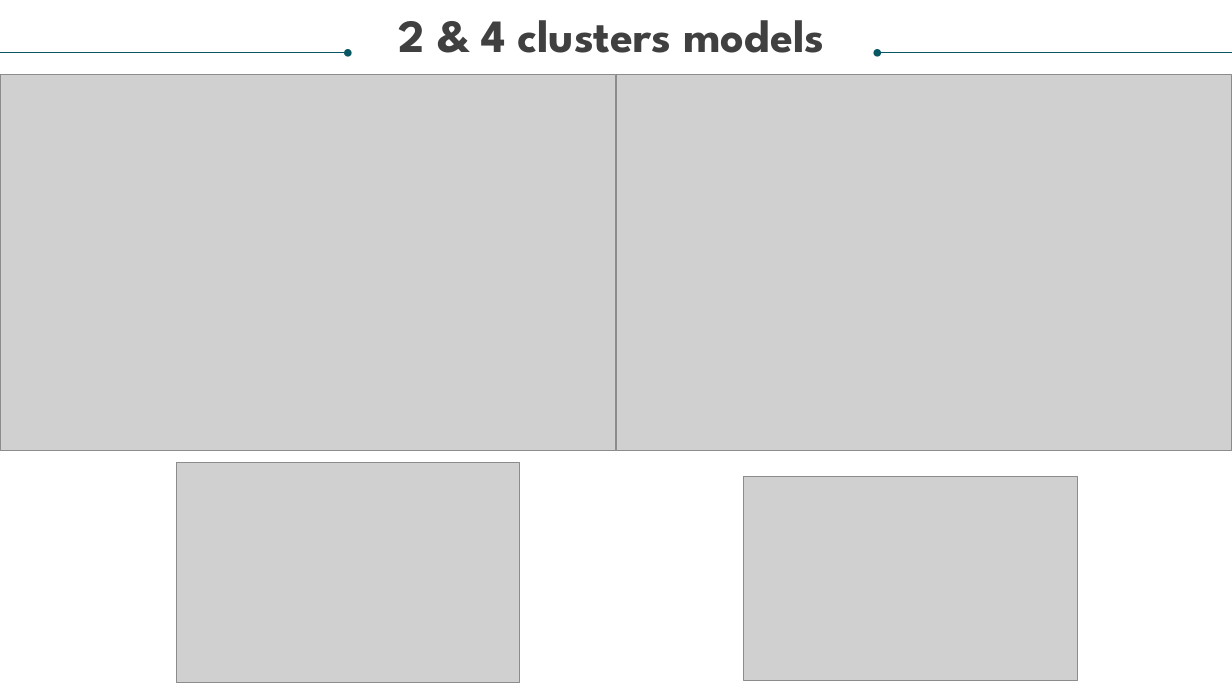
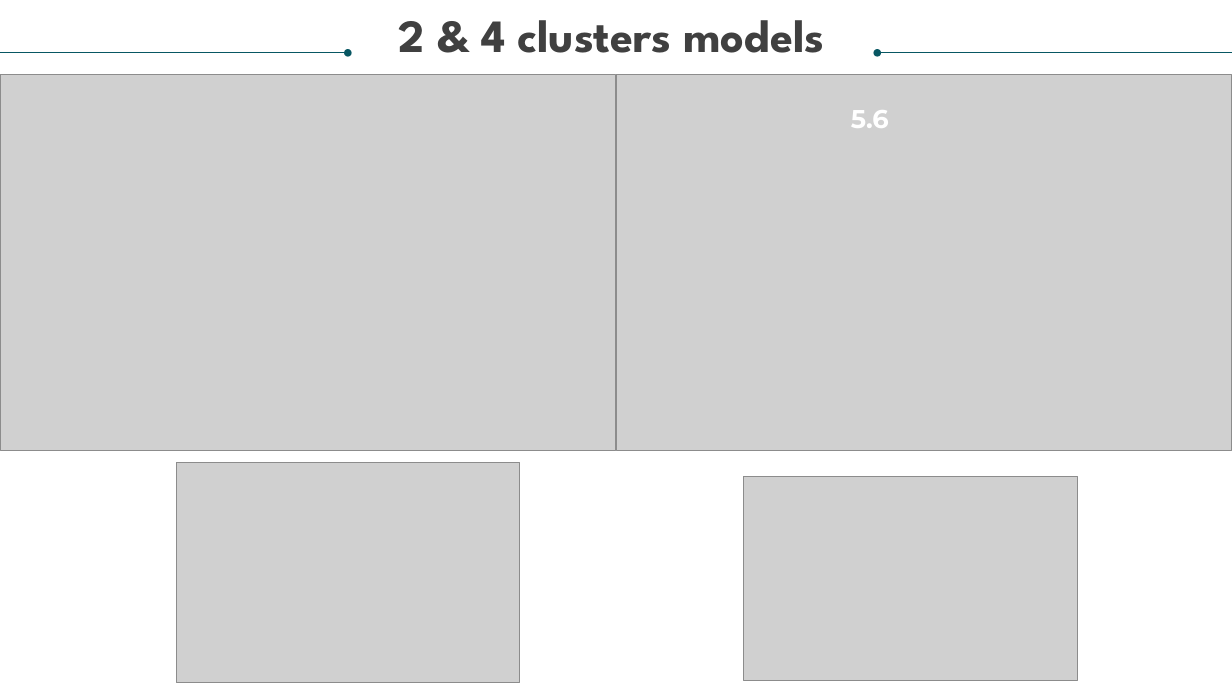
Before and after one commit to syoto09/Travel-Rating-Analysis-with-Clusters, a slide deck: slide 13 of Rreport/Travel Recommendation.pptx. Drawn at 1232x693 pixels with LibreOffice and Linux fonts; fonts in the diff are those of the drawing; grey boxes stand for pictures. Boxes give left, top, right and bottom in pixels: in the first picture for what was removed or moved away, otherwise in the second. Text is boxed around its words. In the diff, an @@ line names an element or a change of style, - is before the commit and + after.

```diff
--- a/Rreport/Travel Recommendation.pptx
+++ b/Rreport/Travel Recommendation.pptx
@@ text added at [851,110,889,128], 20 pt, text #FFFFFF, bold @@
+5.6
```
Also in this commit, not shown: 5 other slides changed, 2 other files.
